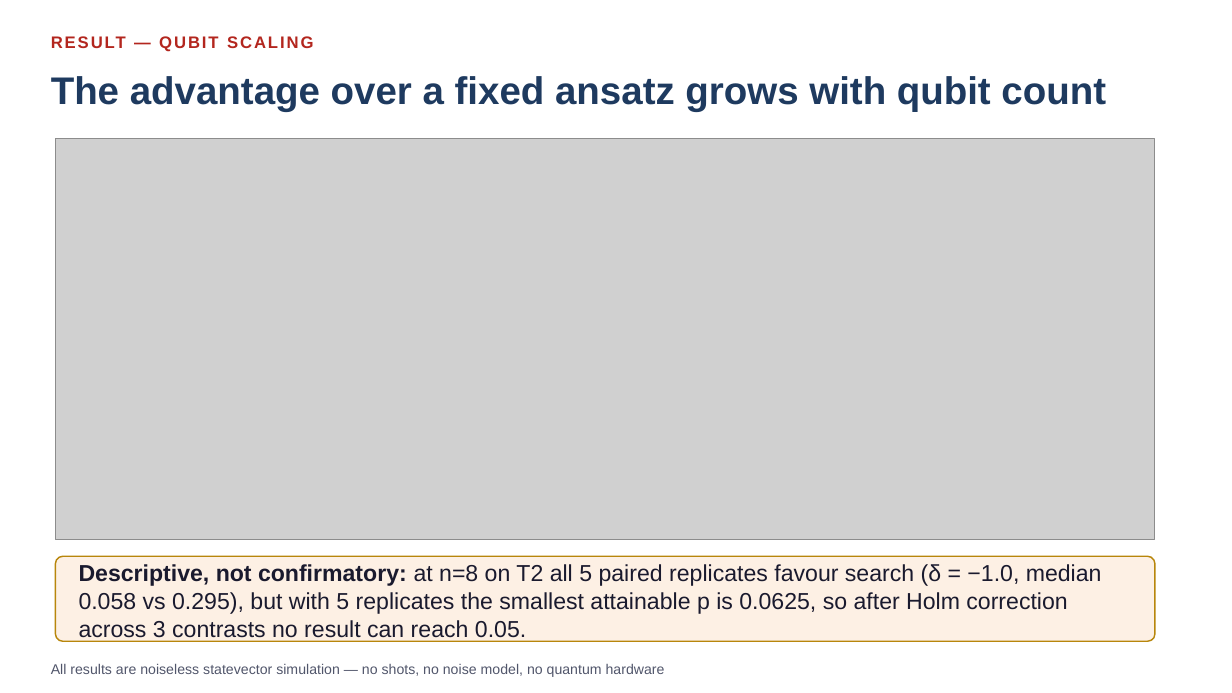
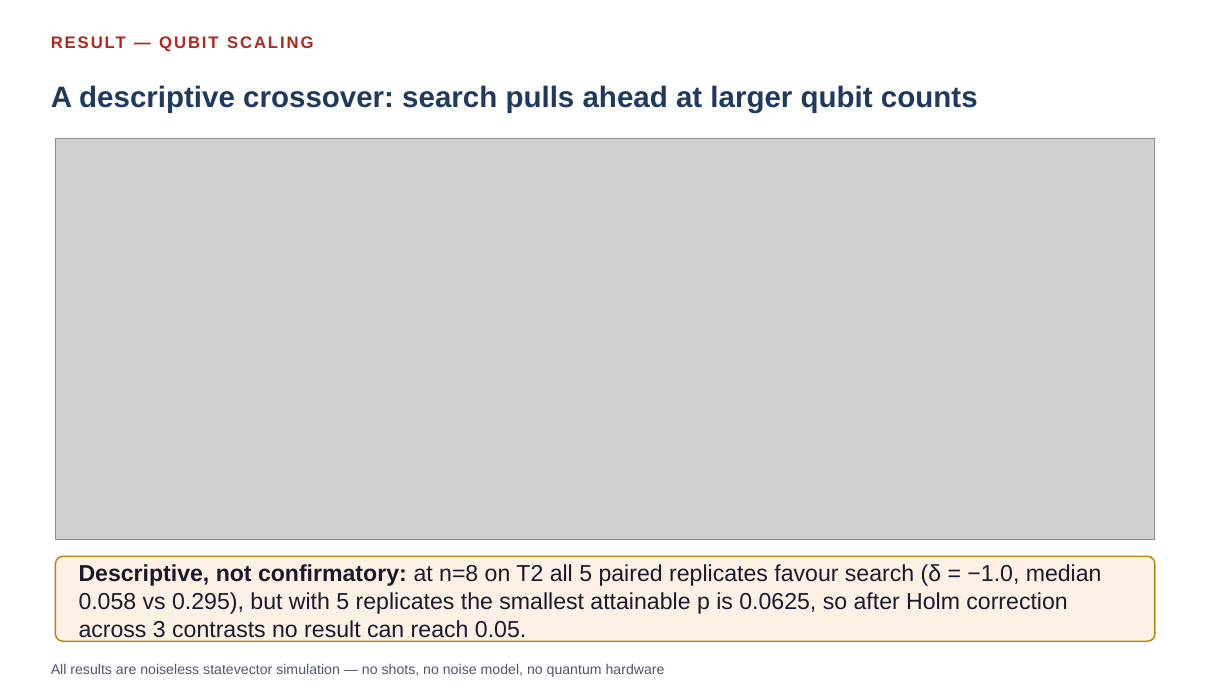
Before and after one commit to dorakingx/llm-vqc, a slide deck: slide 8 of docs/presentation/bench_v2_weekly_revised/20260731_GSoC_revised.pptx. Drawn at 1232x693 pixels with LibreOffice and Linux fonts; fonts in the diff are those of the drawing; grey boxes stand for pictures. Boxes give left, top, right and bottom in pixels: in the first picture for what was removed or moved away, otherwise in the second. Text is boxed around its words. In the diff, an @@ line names an element or a change of style, - is before the commit and + after.

```diff
--- a/docs/presentation/bench_v2_weekly_revised/20260731_GSoC_revised.pptx
+++ b/docs/presentation/bench_v2_weekly_revised/20260731_GSoC_revised.pptx
@@ text at <box>51,85,978,113</box>: text changed; size 30 to 23 pt @@
-The advantage over a fixed ansatz grows with qubit count
+A descriptive crossover: search pulls ahead at larger qubit counts
```
Also in this commit, not shown: 12 other slides changed, 46 other files.
